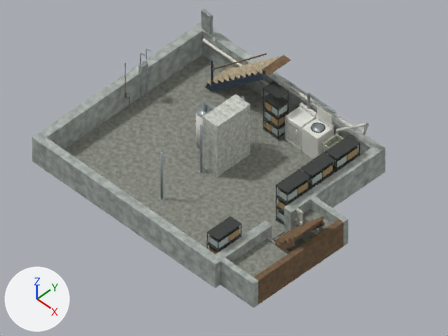
A saved change to the Blender file static/projects/house-models/basement-existing/basement-existing.blend.
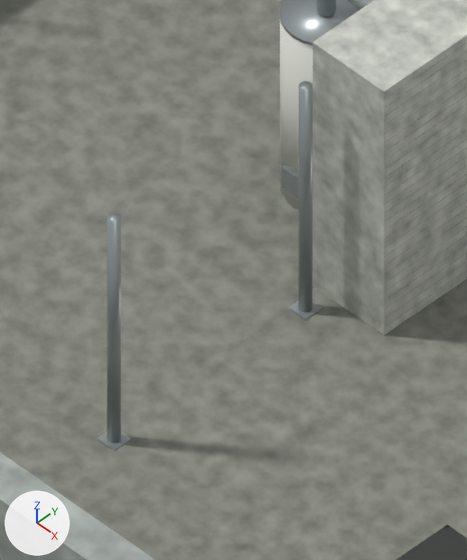
There are two pictures of each version: one from the file's camera 'Existing overview', one close up on the part from 31% to 52% of the width and 32% to 66% of the height. The lights are fixed; the arrows at lower left show +X, +Y and +Z. The first two pictures are the older version.

Names of what the first close-up shows: 'Existing slab', 'Existing tank water heater', 'Foundation south/0/0', 'Measured chimney masonry', 'Post 2 base', 'Post 3 base', 'Storage rack/far side/shelf 3', 'Support post 2', 'Support post 3', 'Water heater top' and 29 more.
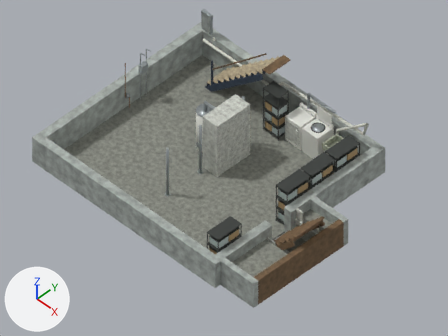
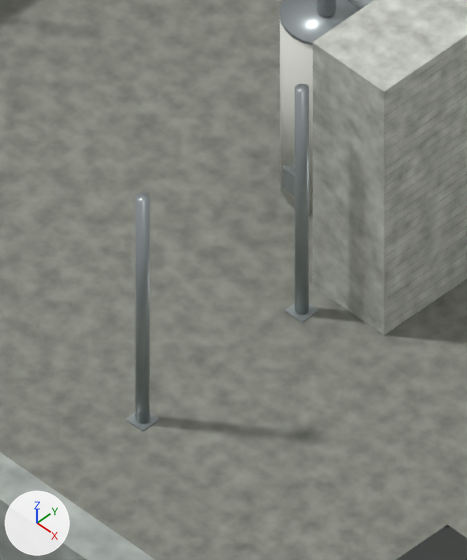
What differs and where, as boxes (x1, y1, x2, y2) in the close-ups (467 x 560 px):
'Support post 3', moved: before (107, 212, 121, 443); after (135, 192, 150, 424)
'Support post 2', moved: before (299, 81, 313, 312); after (295, 84, 309, 315)
'Post 3 base', moved: before (97, 432, 131, 451); after (126, 412, 160, 432)
'Post 2 base', moved: before (289, 301, 323, 320); after (285, 303, 319, 323)

The change, as a list of edits to the scene's bpy script:
```text
Change ob_support_post_2:
    ob_support_post_2.location: (3.962, -3.988, 0.968) -> (3.962, -4.021, 0.968)
Change ob_post_2_base:
    ob_post_2_base.location: (3.962, -3.988, 0.005) -> (3.962, -4.021, 0.005)
Change ob_support_post_3:
    ob_support_post_3.location: (3.962, -5.69, 0.968) -> (3.962, -5.436, 0.968)
Change ob_post_3_base:
    ob_post_3_base.location: (3.962, -5.69, 0.005) -> (3.962, -5.436, 0.005)
```
